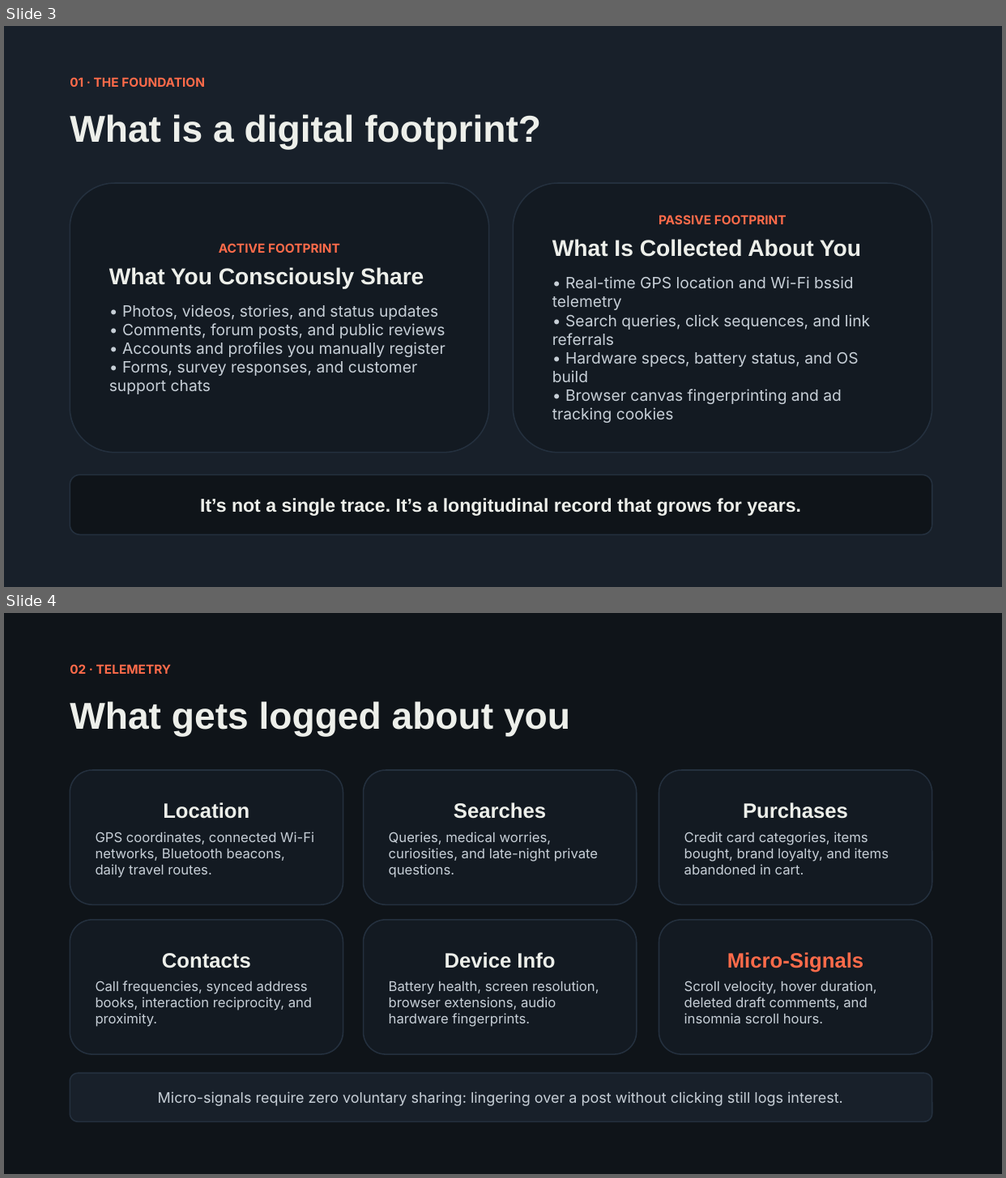
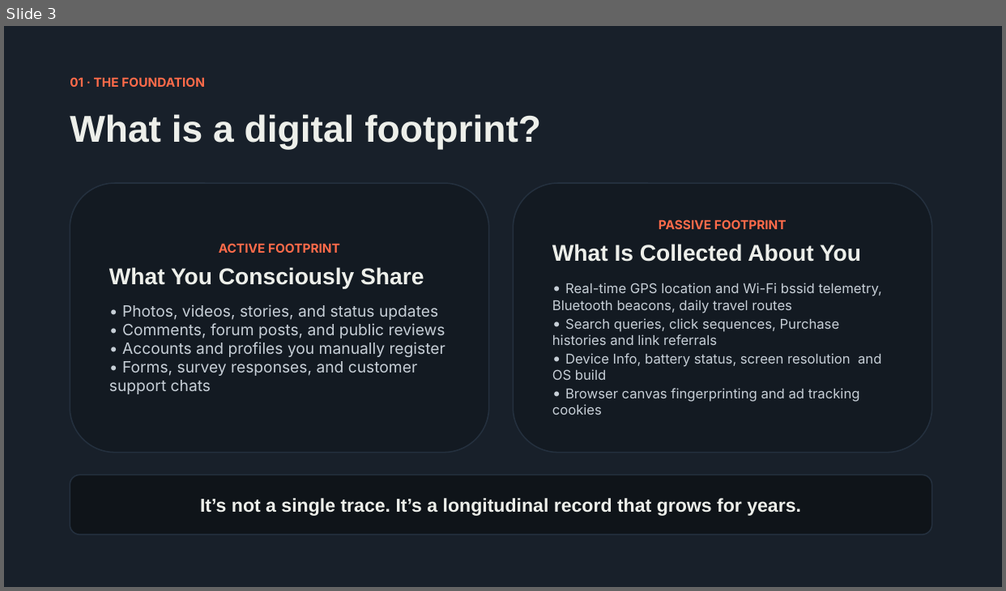
Before and after one commit to snowfox-rubait/englishPresentation, a slide deck: digitalFootprint/383 & 388.pptx. Shown one above the other, each under a label of ours: slides 3 and 4 before the commit, slide 3 after it. The pictures are 1006x1178 and 1006x591 pixels, drawn with LibreOffice and Linux fonts; fonts in the diff are those of the drawing. Boxes give left, top, right and bottom in pixels: in the first picture for what was removed or moved away, otherwise in the second. Text is boxed around its words. In the diff, an @@ line names an element or a change of style, - is before the commit and + after.

```diff
--- a/digitalFootprint/383 & 388.pptx
+++ b/digitalFootprint/383 & 388.pptx
@@ slide 4 removed at [4, 613, 1002, 1174], background #0F1419 @@
@@ text removed at [70, 664, 171, 674] @@
-02 · TELEMETRY
@@ text removed at [70, 701, 570, 736] @@
-What gets logged about you
@@ rounded rectangle removed at [70, 770, 343, 905] @@
-Location
-GPS coordinates, connected Wi-Fi networks, Bluetooth beacons, daily travel routes.
@@ rounded rectangle removed at [364, 770, 637, 905] @@
-Searches
-Queries, medical worries, curiosities, and late-night private questions.
@@ rounded rectangle removed at [659, 770, 932, 905] @@
-Purchases
-Credit card categories, items bought, brand loyalty, and items abandoned in cart.
@@ rounded rectangle removed at [70, 920, 343, 1054] @@
-Contacts
-Call frequencies, synced address books, interaction reciprocity, and proximity.
@@ rounded rectangle removed at [364, 920, 637, 1054] @@
-Device Info
-Battery health, screen resolution, browser extensions, audio hardware fingerprints.
@@ rounded rectangle removed at [659, 920, 932, 1054] @@
-Micro-Signals
-Scroll velocity, hover duration, deleted draft comments, and insomnia scroll hours.
@@ rounded rectangle removed at [70, 1073, 932, 1122] @@
-Micro-signals require zero voluntary sharing: lingering over a post without clicking still logs interest.
@@ slide 3 changed as well @@
@@ rounded rectangle "ACTIVE FOOTPRINT" at [70, 183, 489, 453]: outline #24303E 1.2 pt to #24303E 1.19 pt; proportions changed @@
@@ rounded rectangle "PASSIVE FOOTPRINT" at [513, 183, 932, 453]: outline #24303E 1.2 pt to #24303E 1.19 pt; proportions changed @@
@@ text in rounded rectangle at [552, 283, 882, 415]: text changed; size 15 to 13 pt @@
-• Real-time GPS location and Wi-Fi bssid telemetry
-• Search queries, click sequences, and link referrals
-• Hardware specs, battery status, and OS build
-• Browser canvas fingerprinting and ad tracking cookies
+• Real-time GPS location and Wi-Fi bssid telemetry, Bluetooth beacons, daily travel routes
+• Search queries, click sequences, Purchase histories and link referrals
+• Device Info, battery status, screen resolution and OS build
+• Browser canvas fingerprinting and ad tracking cookies
```
Also in this commit, not shown: 6 other slides changed, 2 slides added, 3 other slides removed, 6 other files.
